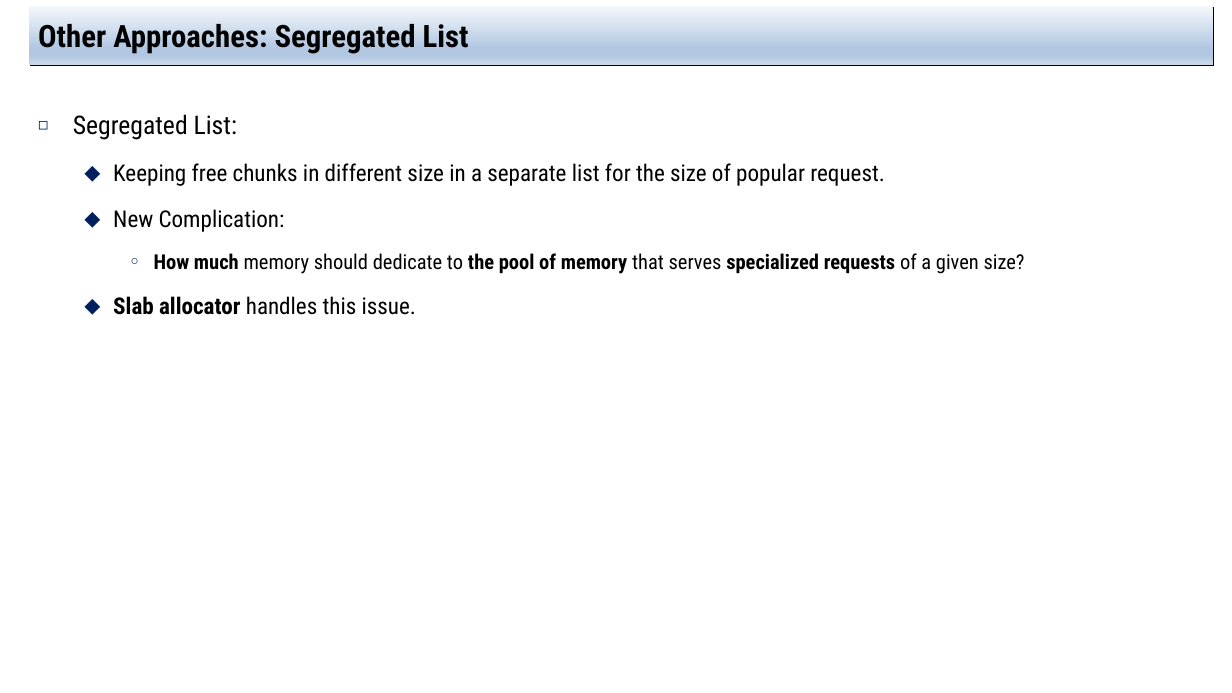
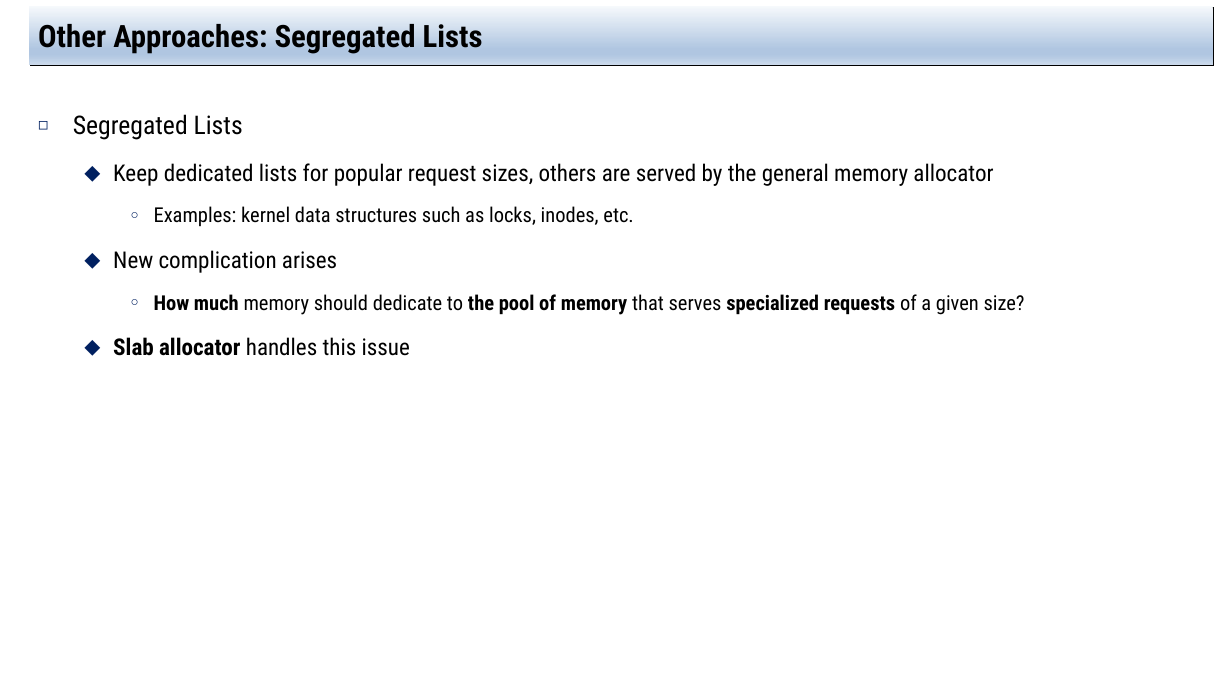
Before and after one commit to jachermocilla/extra-course-materials, a slide deck: slide 26 of cmsc125/ostep/slides/01.Virtualization/17.Free-space_Management.pptx (slide 23 before the commit). Drawn at 1232x693 pixels with LibreOffice and Linux fonts; fonts in the diff are those of the drawing. Boxes give left, top, right and bottom in pixels: in the first picture for what was removed or moved away, otherwise in the second. Text is boxed around its words. In the diff, an @@ line names an element or a change of style, - is before the commit and + after.

```diff
--- a/cmsc125/ostep/slides/01.Virtualization/17.Free-space_Management.pptx
+++ b/cmsc125/ostep/slides/01.Virtualization/17.Free-space_Management.pptx
@@ title at <box>38,19,483,54</box>: text changed @@
-Other Approaches: Segregated List
+Other Approaches: Segregated Lists
@@ text at <box>73,114,993,273</box>: text changed @@
-◻ Segregated List:
-  ⬥ Keeping free chunks in different size in a separate list for the size of popular request.
-  ⬥ New Complication:
+◻ Segregated Lists
+  ⬥ Keep dedicated lists for popular request sizes, others are served by the general memory allocator
+    ○ Examples: kernel data structures such as locks, inodes, etc.
+  ⬥ New complication arises
@@ text at <box>113,337,410,356</box>: text changed @@
-  ⬥ Slab allocator handles this issue.
+  ⬥ Slab allocator handles this issue
```
Also in this commit, not shown: 18 other slides changed, 3 slides added, 5 other files.
